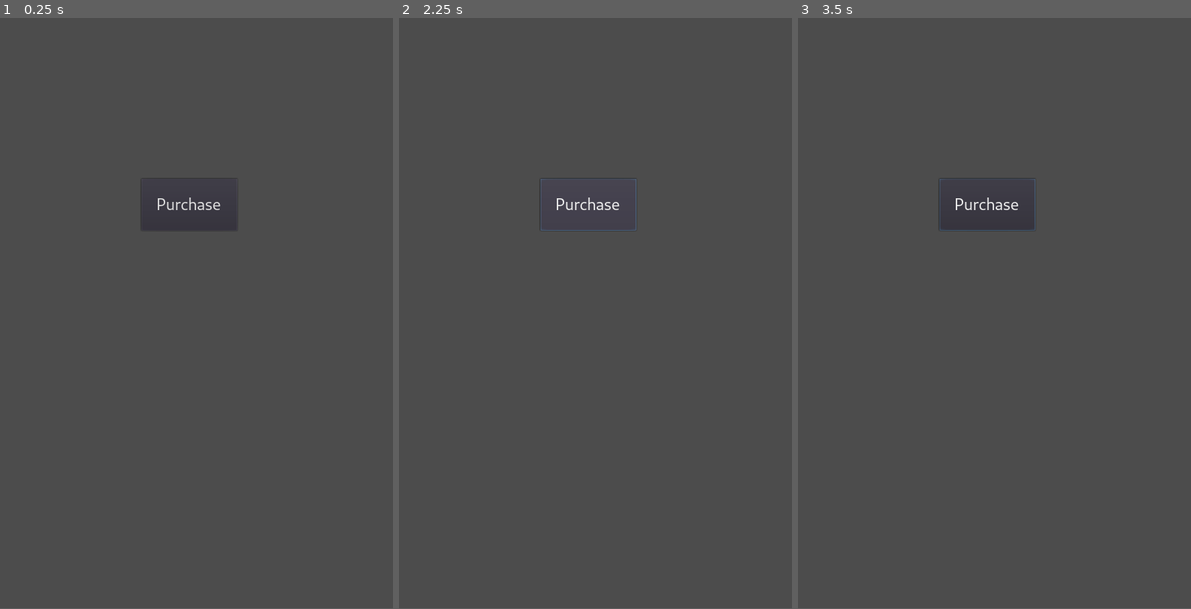
Above: before the commit, frames 1-3 (left to right).
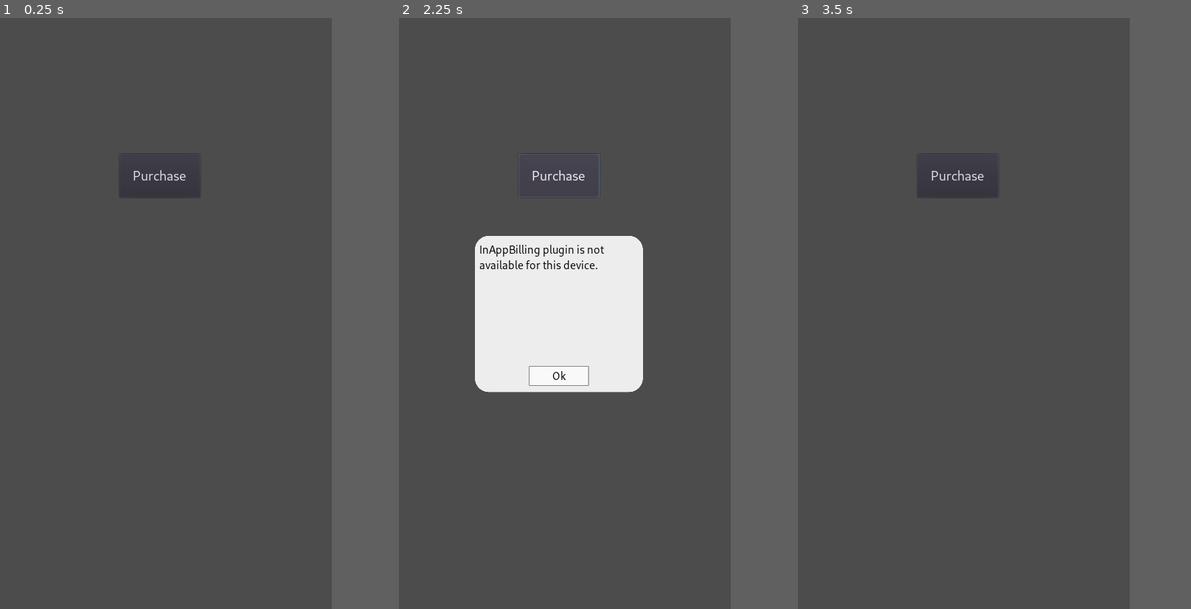
Above: after the commit, the same moments.

Repository: alirezah95/Godot-Myket-InApp-Billing-Example
Game: Godot game, scene res://Main.tscn
Two runs of this game, one before a commit and one after it. Both use one fixed random seed, a clock stepped at 60 frames per second and the inputs below.
Inputs (mouse positions are in pixels of both pictures, inside the frame that each line leads up to):
- Up to frame 1 (0.25 s): no input
- Up to frame 2 (2.25 s): click "Purchase" at 0.5 s; click (587, 372) at 1.25 s, where only the run after the commit has a clickable "Ok"; click "Purchase" at 2 s
- Up to frame 3 (3.5 s): click (986, 372) at 2.75 s, where only the run after the commit has a clickable "Ok"
In our replay, the window is 533x799 before the commit and 450x800 after it. These sizes can differ from the game's own. Grey fills any space a smaller window leaves; there, only what the larger window draws over its background counts as a difference.

The runs differ from the first frame. In frame 1, 0.2% of the frame differs, in the area x 33-60%, y 25-36%; in frame 2, 12%, in the area x 19-63%, y 22-64%; in frame 3, 0.3%.

Commit message:
Adds a popup to show error

Diff:
--- a/Main.gd
+++ b/Main.gd
@@ -1,10 +1,11 @@
 extends Node2D
-
 
 #
 # This script is written as simple as possible. It is recommended to use
 # dialoges to show user how the purchase went.
 #
+onready var resPopup: Popup = $Control/ResPop
+onready var resLbl: Label = $Control/ResPop/ResPanel/ResVB/ResLbl
 
 var myketBilling: JNISingleton = null
 const SKU_PREMIUM = "myket_premium"
@@ -30,6 +31,8 @@
 
 func _on_Button_pressed() -> void:
 	if myketBilling == null:
+		resLbl.text = "InAppBilling plugin is not available for this device."
+		resPopup.show()
 		return
 
 	myketBilling.startConnection()
@@ -38,7 +41,7 @@
 
 
 
-func _on_MyketConnected(successful: bool) -> void:
+func _on_MyketConnected(successful: bool, resMsg: String) -> void:
 	print("Connected: ", str(successful))
 
 	if successful:
@@ -48,6 +51,8 @@
 		# experience you should show a dialog indicating that there was an error
 		# in connection. This error can happen for either no internet connection
 		# or if Myket is not installed.
+		resLbl.text = resMsg
+		resPopup.show()
 		pass
 
 	return
--- a/Main.tscn
+++ b/Main.tscn
@@ -7,10 +7,51 @@
 size = 30
 font_data = ExtResource( 2 )
 
+[sub_resource type="StyleBoxEmpty" id=6]
+
+[sub_resource type="StyleBoxFlat" id=2]
+content_margin_left = 10.0
+content_margin_right = 10.0
+content_margin_top = 15.0
+content_margin_bottom = 15.0
+bg_color = Color( 0.933333, 0.933333, 0.933333, 1 )
+corner_radius_top_left = 30
+corner_radius_top_right = 30
+corner_radius_bottom_right = 30
+corner_radius_bottom_left = 30
+
+[sub_resource type="DynamicFont" id=4]
+size = 24
+font_data = ExtResource( 2 )
+
+[sub_resource type="StyleBoxFlat" id=3]
+content_margin_left = 15.0
+content_margin_right = 15.0
+content_margin_top = 5.0
+content_margin_bottom = 5.0
+bg_color = Color( 0.980392, 0.980392, 0.980392, 1 )
+border_width_left = 1
+border_width_top = 1
+border_width_right = 1
+border_width_bottom = 1
+border_color = Color( 0.4, 0.4, 0.4, 1 )
+border_blend = true
+shadow_size = 2
+
+[sub_resource type="StyleBoxEmpty" id=5]
+
 [node name="Main" type="Node2D"]
 script = ExtResource( 1 )
 
-[node name="Button" type="Button" parent="."]
+[node name="Control" type="Control" parent="."]
+anchor_right = 1.0
+anchor_bottom = 1.0
+rect_min_size = Vector2( 720, 1280 )
+__meta__ = {
+"_edit_use_anchors_": false
+}
+
+[node name="Button" type="Button" parent="Control"]
 margin_left = 259.22
 margin_top = 293.657
 margin_right = 435.22
@@ -20,4 +61,63 @@
 __meta__ = {
 "_edit_use_anchors_": false
 }
-[connection signal="pressed" from="Button" to="." method="_on_Button_pressed"]
+
+[node name="ResPop" type="PopupDialog" parent="Control"]
+anchor_left = 0.5
+anchor_top = 0.5
+anchor_right = 0.5
+anchor_bottom = 0.5
+margin_left = -195.0
+margin_top = -168.0
+margin_right = 169.0
+margin_bottom = 170.0
+custom_styles/panel = SubResource( 6 )
+
+[node name="ResPanel" type="PanelContainer" parent="Control/ResPop"]
+anchor_right = 1.0
+anchor_bottom = 1.0
+mouse_filter = 2
+custom_styles/panel = SubResource( 2 )
+__meta__ = {
+"_edit_use_anchors_": true
+}
+
+[node name="ResVB" type="VBoxContainer" parent="Control/ResPop/ResPanel"]
+margin_left = 10.0
+margin_top = 15.0
+margin_right = 354.0
+margin_bottom = 323.0
+
+[node name="ResLbl" type="Label" parent="Control/ResPop/ResPanel/ResVB"]
+margin_right = 344.0
+margin_bottom = 264.0
+size_flags_vertical = 7
+custom_colors/font_color = Color( 0, 0, 0, 1 )
+custom_fonts/font = SubResource( 4 )
+autowrap = true
+__meta__ = {
+"_edit_use_anchors_": false
+}
+
+[node name="ResBtn" type="Button" parent="Control/ResPop/ResPanel/ResVB"]
+margin_left = 108.0
+margin_top = 268.0
+margin_right = 236.0
+margin_bottom = 308.0
+rect_min_size = Vector2( 128, 36 )
+size_flags_horizontal = 4
+custom_colors/font_color_disabled = Color( 0.533333, 0.533333, 0.533333, 1 )
+custom_colors/font_color_focus = Color( 0, 0, 0, 1 )
+custom_colors/font_color = Color( 0, 0, 0, 1 )
+custom_colors/font_color_hover = Color( 0, 0, 0, 1 )
+custom_colors/font_color_pressed = Color( 0, 0, 0, 1 )
+custom_fonts/font = SubResource( 4 )
+custom_styles/hover = SubResource( 3 )
+custom_styles/pressed = SubResource( 3 )
+custom_styles/focus = SubResource( 3 )
+custom_styles/disabled = SubResource( 5 )
+custom_styles/normal = SubResource( 3 )
+text = "Ok"
+
+[connection signal="pressed" from="Control/Button" to="." method="_on_Button_pressed"]
+[connection signal="pressed" from="Control/ResPop/ResPanel/ResVB/ResBtn" to="Control/ResPop" method="hide"]
--- a/project.godot
+++ b/project.godot
@@ -10,7 +10,6 @@
 
 _global_script_classes=[  ]
 _global_script_class_icons={
-
 }
 
 [application]
@@ -22,7 +21,9 @@
 [display]
 
 window/size/width=720
-window/size/height=1080
+window/size/height=1280
+window/size/test_width=503
+window/size/test_height=896
 window/handheld/orientation="portrait"
 window/stretch/mode="2d"
 window/stretch/aspect="keep"
Not shown: 1 places in Main.tscn that only renumber resources
Not shown, changed: .gitignore
Not shown, changed: README.md
